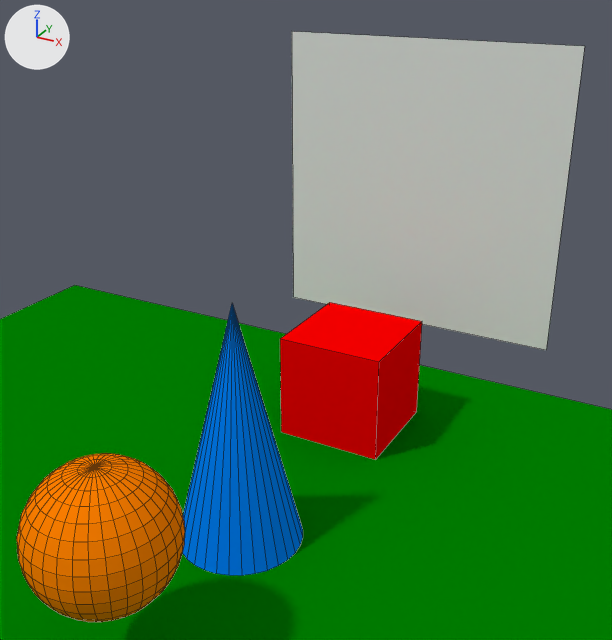
An edit to the Blender file Working/mirrortest.blend, drawn before and after from the same camera.
Before and after are seen from a 50 mm lens placed at (6.27, 0.77, 8.6), pointed at (-0.08, 12.32, 2.83). Every picture has the same lights, and +X, +Y and +Z are marked at upper left. Mesh edges are drawn as thin lines.
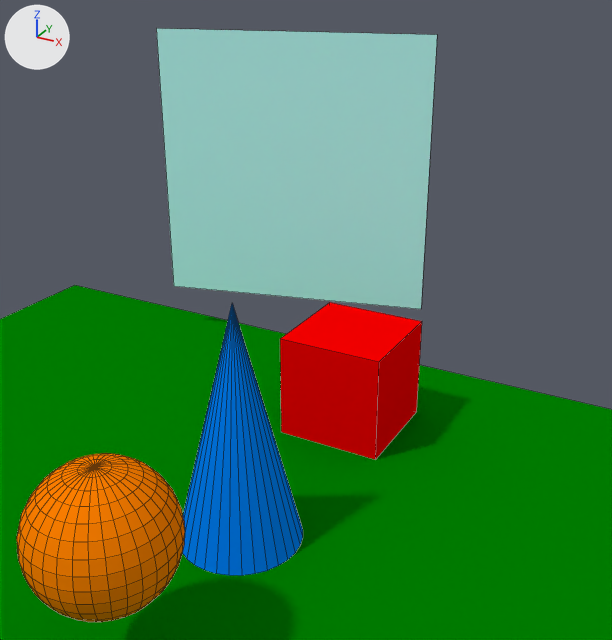
The edits, one by one:
Material 'Silver' (mat_silver) is new.
Its base color is (0.527, 1.0, 1.0) (cyan #c0ffff).
me_plane_001 has 4 vertices, 1 face and spans x -3.0..3.0, y 0.0, z -3.0..3.0.
me_plane_001 now uses material mat_silver (cyan #c0ffff).
Object 'Plane.001' (ob_plane_001) moves from (0.0, 17.0, 4.0) to (-3.0, 17.0, 4.0).
Object 'Plane.001' (ob_plane_001) turns from (0, 0, 0) to (0, 0, 15) degrees about x, y and z.
Object 'Plane.001' (ob_plane_001) is rescaled from (1.0, 1.0, 1.0) to (1.01, 1.0, 1.0).

Boxes [x1, y1, x2, y2] around the edits, measured in the pictures (612 x 640 px):
'Plane.001', recoloured, moved, turned, rescaled (grey to cyan): before [292, 31, 585, 350]; after [156, 28, 437, 309]
